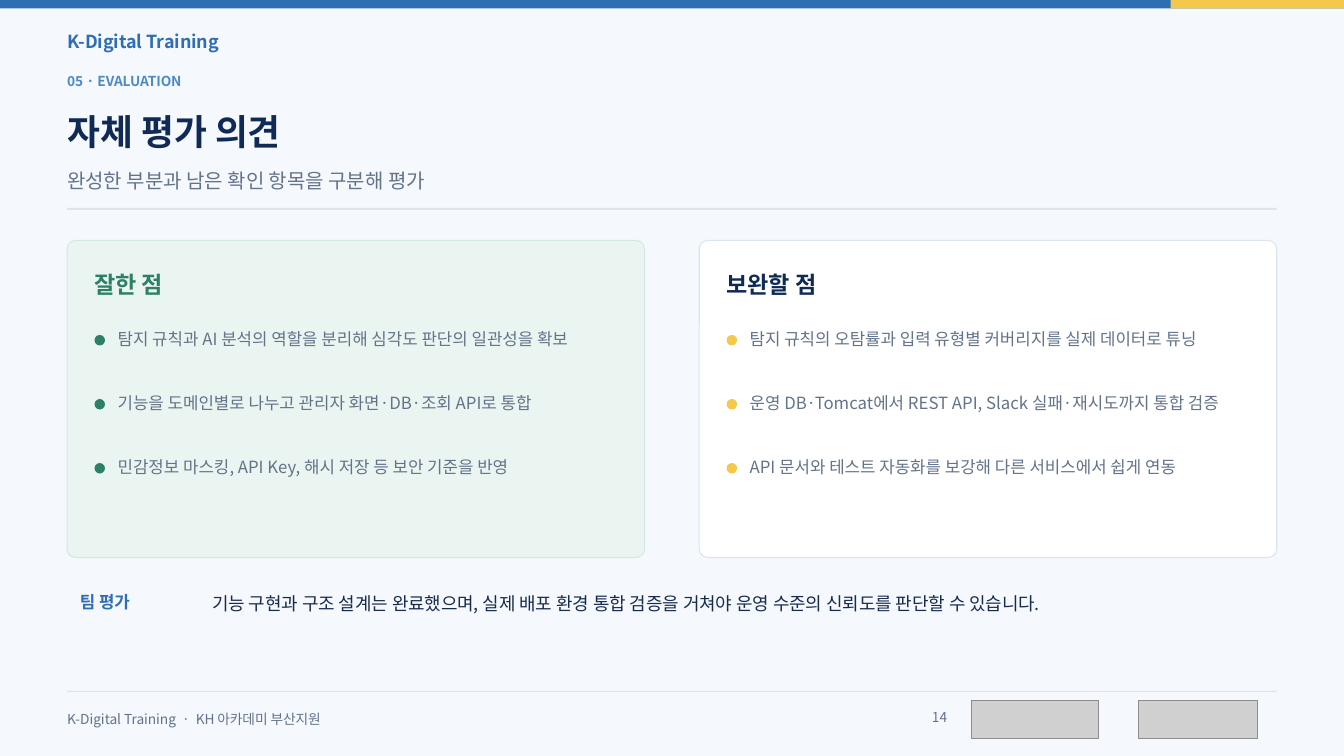
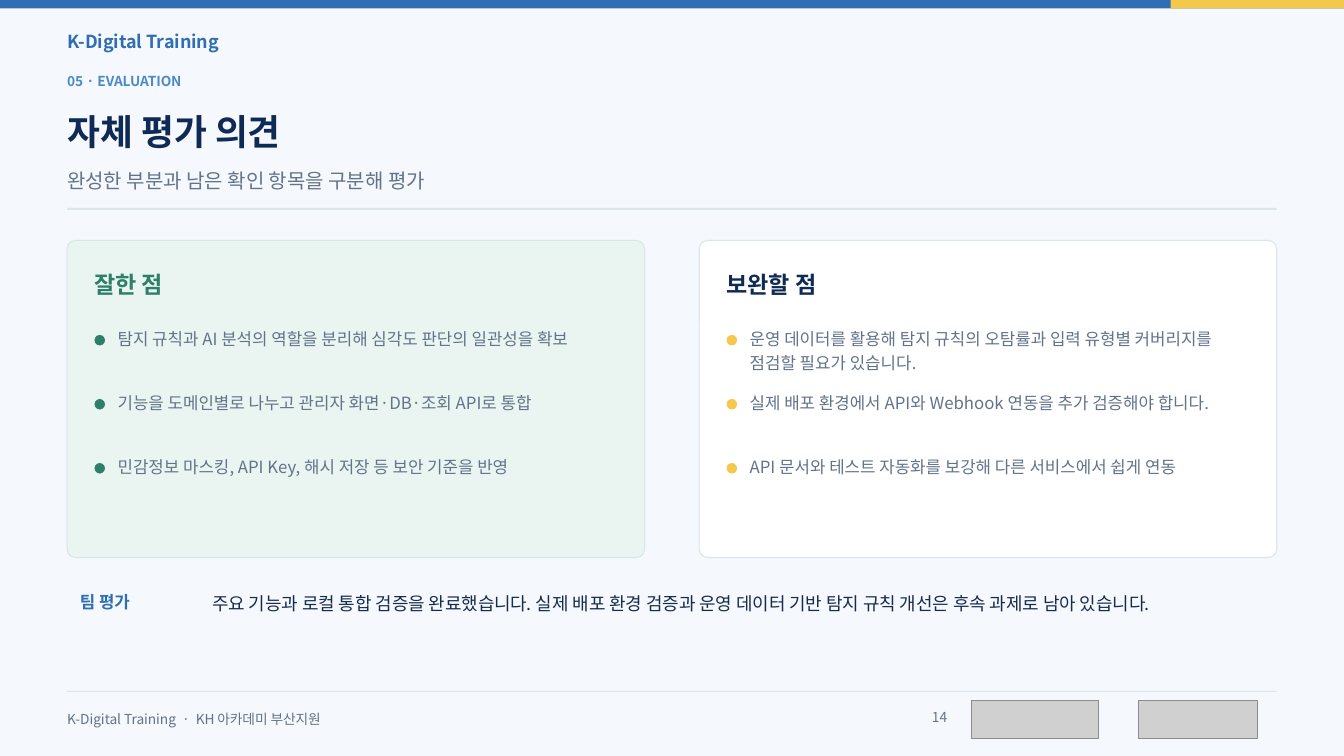
Before and after one commit to sm-k-dev/solution, a slide deck: slide 14 of solution/report/1조_세미_팀프로젝트_결과보고서.pptx. Drawn at 1344x756 pixels with LibreOffice and Linux fonts; fonts in the diff are those of the drawing; grey boxes stand for pictures. Boxes give left, top, right and bottom in pixels: in the first picture for what was removed or moved away, otherwise in the second. Text is boxed around its words. In the diff, an @@ line names an element or a change of style, - is before the commit and + after.

```diff
--- a/solution/report/1조_세미_팀프로젝트_결과보고서.pptx
+++ b/solution/report/1조_세미_팀프로젝트_결과보고서.pptx
@@ text at <box>750,331,1212,371</box>: text changed @@
-탐지 규칙의 오탐률과 입력 유형별 커버리지를 실제 데이터로 튜닝
+운영 데이터를 활용해 탐지 규칙의 오탐률과 입력 유형별 커버리지를 점검할 필요가 있습니다.
@@ text at <box>750,395,1209,411</box>: text changed @@
-운영 DB·Tomcat에서 REST API, Slack 실패·재시도까지 통합 검증
+실제 배포 환경에서 API와 Webhook 연동을 추가 검증해야 합니다.
@@ text at <box>212,595,1150,612</box>: text changed @@
-기능 구현과 구조 설계는 완료했으며, 실제 배포 환경 통합 검증을 거쳐야 운영 수준의 신뢰도를 판단할 수 있습니다.
+주요 기능과 로컬 통합 검증을 완료했습니다. 실제 배포 환경 검증과 운영 데이터 기반 탐지 규칙 개선은 후속 과제로 남아 있습니다.
```
Also in this commit, not shown: 3 other slides changed, 1 slide added, 1 slide removed, 2 other files.
